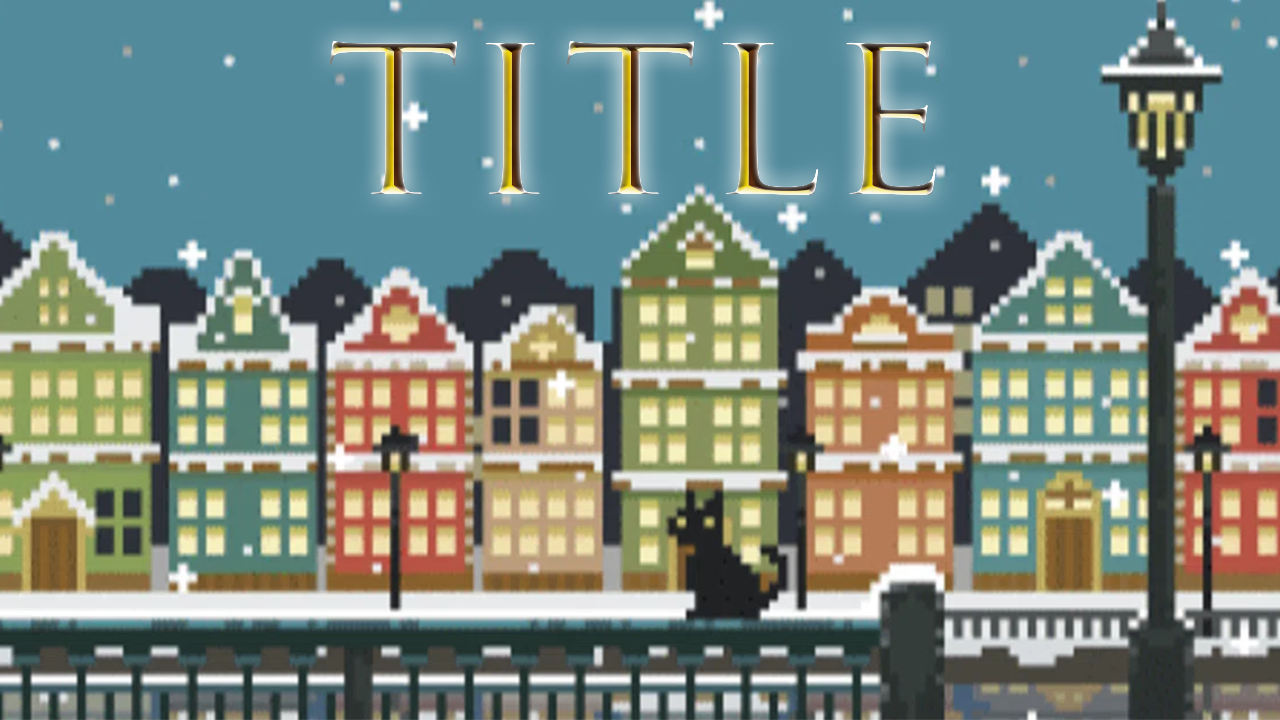
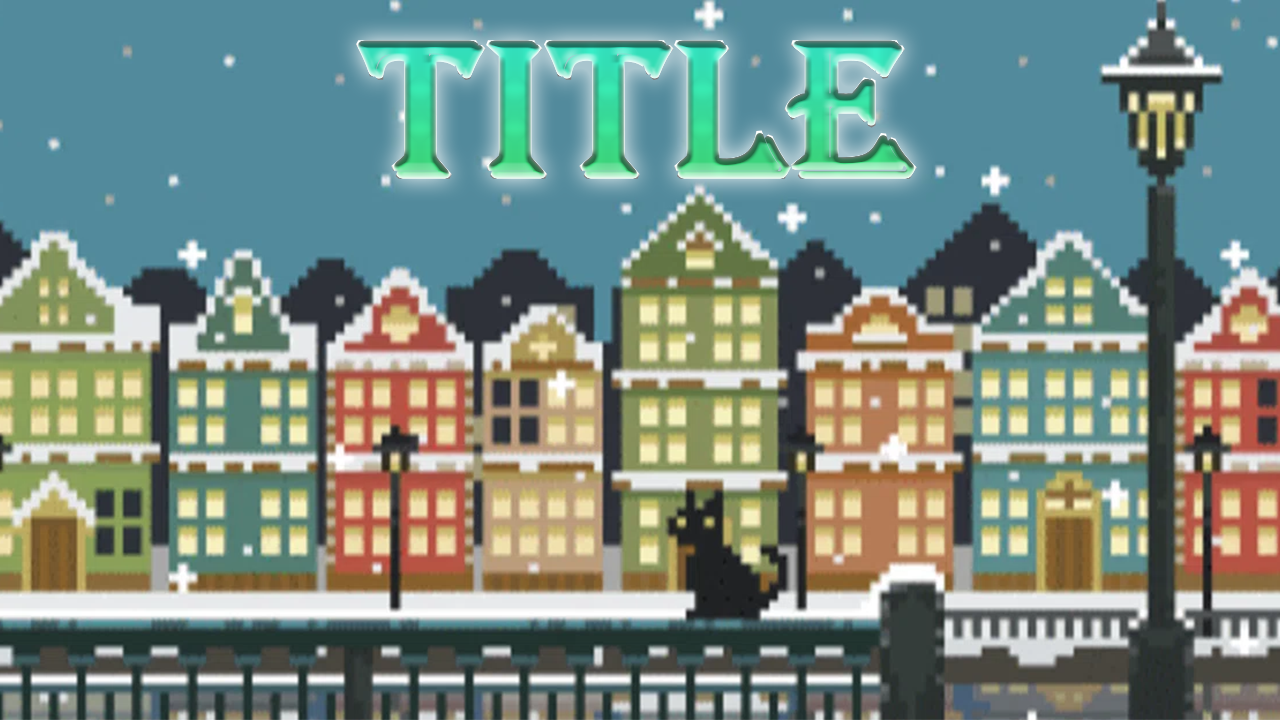
Two versions of the same layered image (1280x720). Layer-by-layer changes:
painted on "TITLE" over [330, 40, 936, 195]
